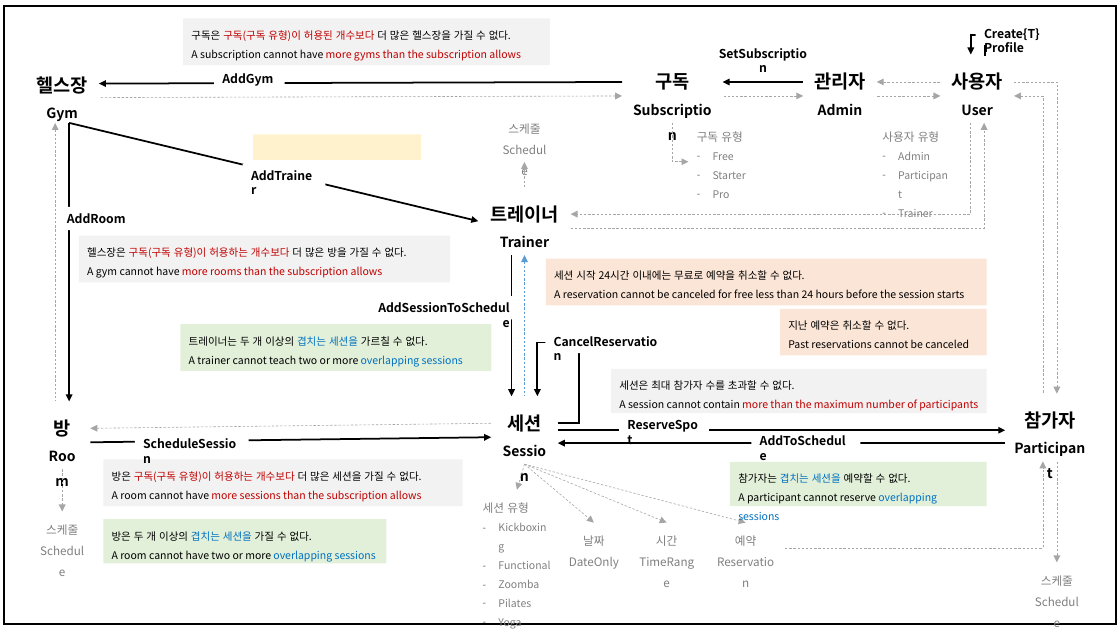
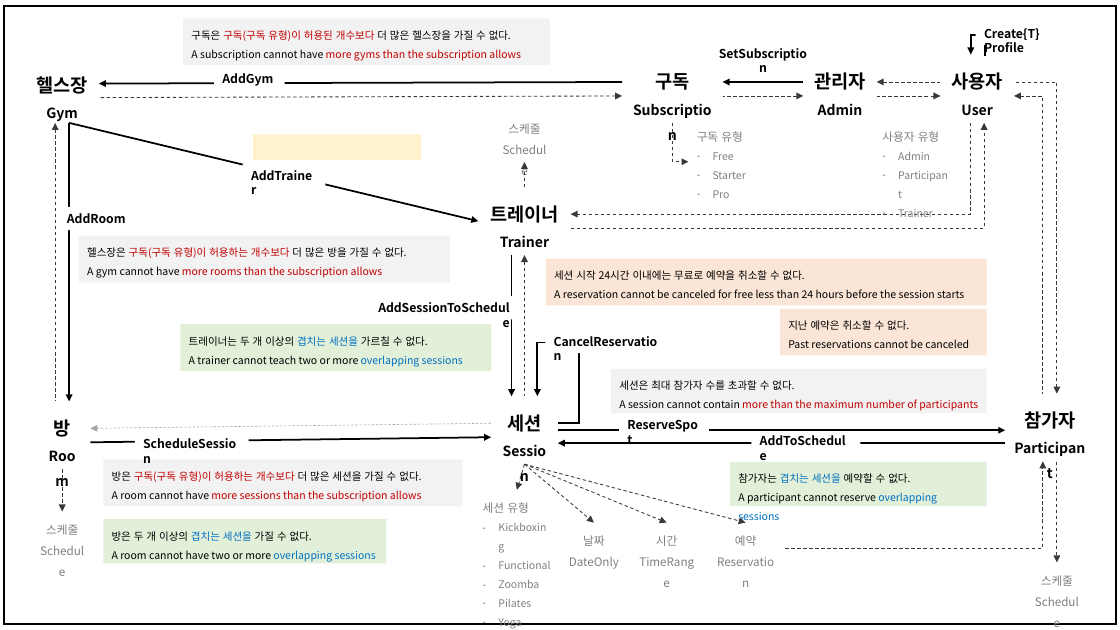
Before and after one commit to hhko/beyondcode, a slide deck: slide 3 of 03-tutorial/ddd-basic/README.pptx. Drawn at 1120x630 pixels with LibreOffice and Linux fonts; fonts in the diff are those of the drawing. Boxes give left, top, right and bottom in pixels: in the first picture for what was removed or moved away, otherwise in the second. Text is boxed around its words. In the diff, an @@ line names an element or a change of style, - is before the commit and + after.

```diff
--- a/03-tutorial/ddd-basic/README.pptx
+++ b/03-tutorial/ddd-basic/README.pptx
@@ arrow (877, 82) - (941, 82): stroke #A6A6A6 0.5 pt dashed to #3B3838 0.75 pt dashed @@
@@ elbow arrow (1057, 394) - (1014, 82): stroke #A6A6A6 0.5 pt dashed to #3B3838 0.75 pt dashed @@
@@ arrow (623, 96) - (99, 97): stroke #A6A6A6 0.5 pt dashed to #3B3838 0.75 pt dashed @@
@@ arrow (803, 96) - (723, 96): stroke #A6A6A6 0.5 pt dashed to #3B3838 0.75 pt dashed @@
@@ arrow (941, 96) - (877, 96): stroke #A6A6A6 0.5 pt dashed to #3B3838 0.75 pt dashed @@
@@ elbow arrow (1014, 96) - (1044, 394): stroke #A6A6A6 0.5 pt dashed to #3B3838 0.75 pt dashed @@
@@ arrow (55, 123) - (55, 402): stroke #A6A6A6 0.5 pt dashed to #3B3838 0.75 pt dashed @@
@@ elbow arrow (970, 123) - (571, 214): stroke #A6A6A6 0.5 pt dashed to #3B3838 0.75 pt dashed @@
@@ elbow arrow (571, 229) - (985, 123): stroke #A6A6A6 0.5 pt dashed to #3B3838 0.75 pt dashed @@
@@ elbow arrow (672, 123) - (689, 162): stroke #A6A6A6 0.5 pt dashed to #3B3838 0.75 pt dashed @@
@@ arrow (524, 187) - (524, 162): stroke #A6A6A6 0.5 pt dashed to #3B3838 0.75 pt dashed @@
@@ arrow (524, 255) - (524, 397): stroke #5B9BD5 0.5 pt dashed to #3B3838 0.75 pt dashed @@
@@ arrow (62, 470) - (62, 512): stroke #A6A6A6 0.5 pt dashed to #3B3838 0.75 pt dashed @@
@@ arrow (524, 465) - (517, 490): stroke #A6A6A6 0.5 pt dashed to #3B3838 0.75 pt dashed @@
@@ arrow (524, 465) - (746, 523): stroke #A6A6A6 0.5 pt dashed to #3B3838 0.75 pt dashed @@
@@ arrow (524, 465) - (667, 523): stroke #A6A6A6 0.5 pt dashed to #3B3838 0.75 pt dashed @@
@@ arrow (524, 465) - (594, 523): stroke #A6A6A6 0.5 pt dashed to #3B3838 0.75 pt dashed @@
@@ elbow arrow (786, 548) - (1044, 461): stroke #A6A6A6 0.5 pt dashed to #3B3838 0.75 pt dashed @@
@@ arrow (1057, 461) - (1057, 563): stroke #A6A6A6 0.5 pt dashed to #3B3838 0.75 pt dashed @@
```
Also in this commit, not shown: 1 other file.
